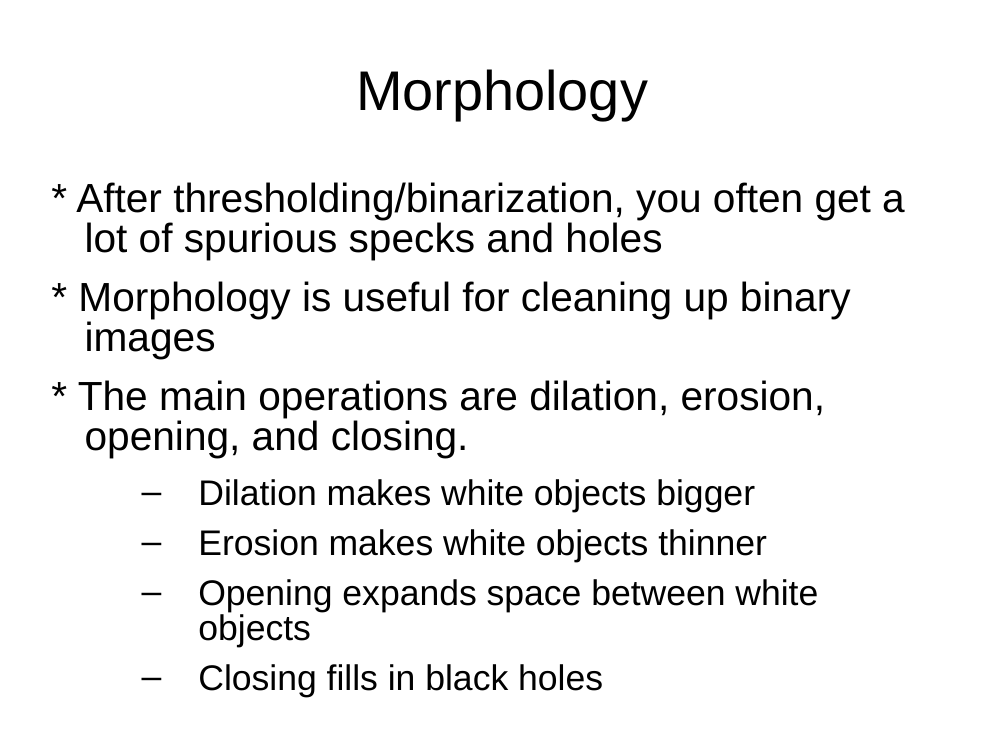
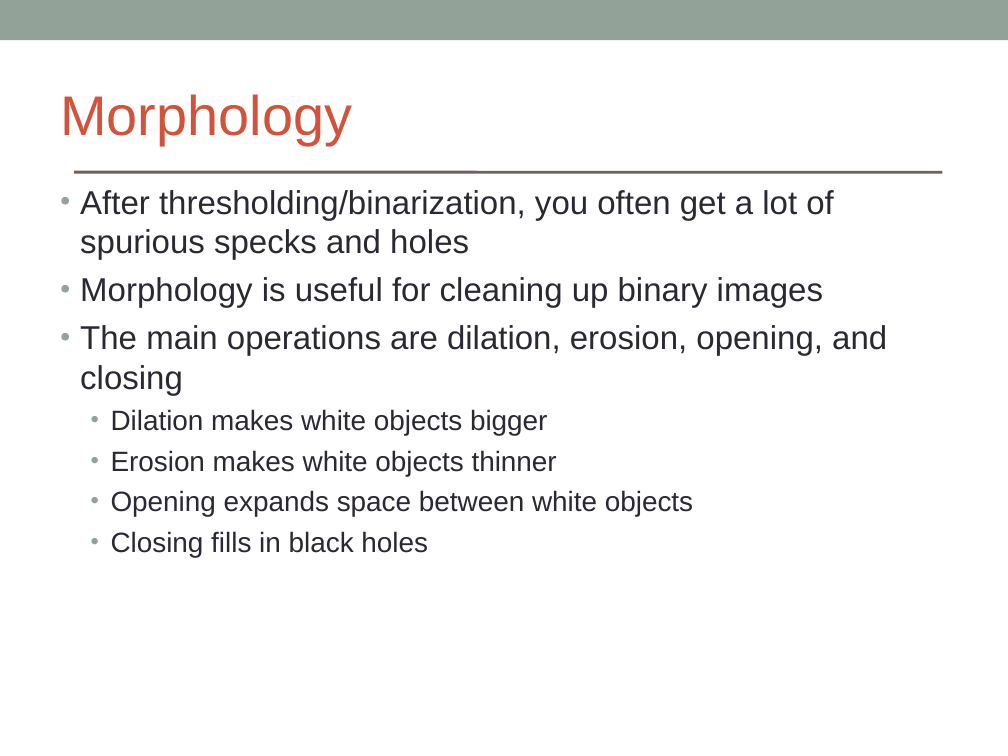
Before and after one commit to brikeats/Image-Analysis-in-Python, a slide deck: slide 15 of ImageAnalysisPython.ppt. Drawn at 1008x756 pixels with LibreOffice and Linux fonts; fonts in the diff are those of the drawing. Boxes give left, top, right and bottom in pixels: in the first picture for what was removed or moved away, otherwise in the second. Text is boxed around its words. In the diff, an @@ line names an element or a change of style, - is before the commit and + after.

```diff
--- a/ImageAnalysisPython.ppt
+++ b/ImageAnalysisPython.ppt
@@ rectangle added at [0, 0, 1008, 40], fill #93A299 @@
@@ text "Morphology": place and size @@
-text "Morphology" at [356, 69, 648, 120]
+text "Morphology" at [60, 94, 352, 145]
@@ text "Morphology" at [60, 94, 352, 145]: text colour #000000 to #D2533C; alignment centre to left; line spacing 0.93 to 1 @@
@@ line added from (76, 172) to (941, 172), #726056 2.24 pt @@
@@ text at [80, 190, 887, 395]: text changed; size 32 to 26 pt; text colour #000000 to #292934 @@
-* After thresholding/binarization, you often get a lot of spurious specks and holes
-* Morphology is useful for cleaning up binary images
-* The main operations are dilation, erosion, opening, and closing.
+• After thresholding/binarization, you often get a lot of spurious specks and holes
+• Morphology is useful for cleaning up binary images
+• The main operations are dilation, erosion, opening, and closing
@@ text at [111, 409, 693, 557]: size 28 to 22 pt, text colour #000000 to #292934 in "Dilation makes white objects bigger", "Erosion makes white objects thinner", "Opening expands space between white objects", "Closing fills in black holes"; bullet – to •; line spacing 0.83 to 1; less space between paragraphs; bullet colour #000000 to #93A299 @@
```
Also in this commit, not shown: 17 other slides changed, 1 other file.
